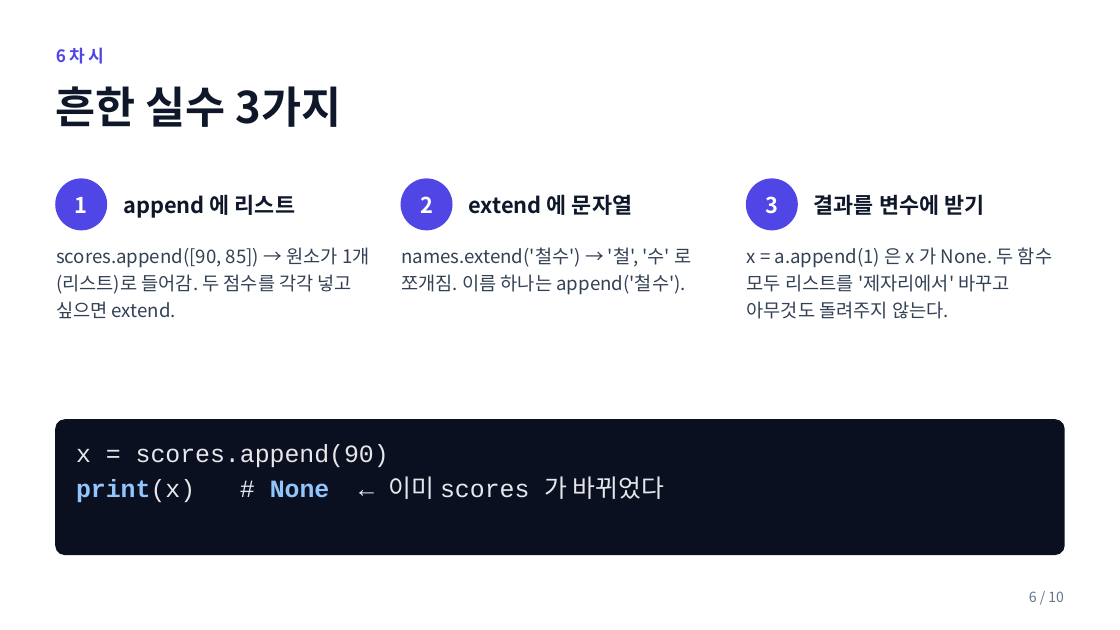
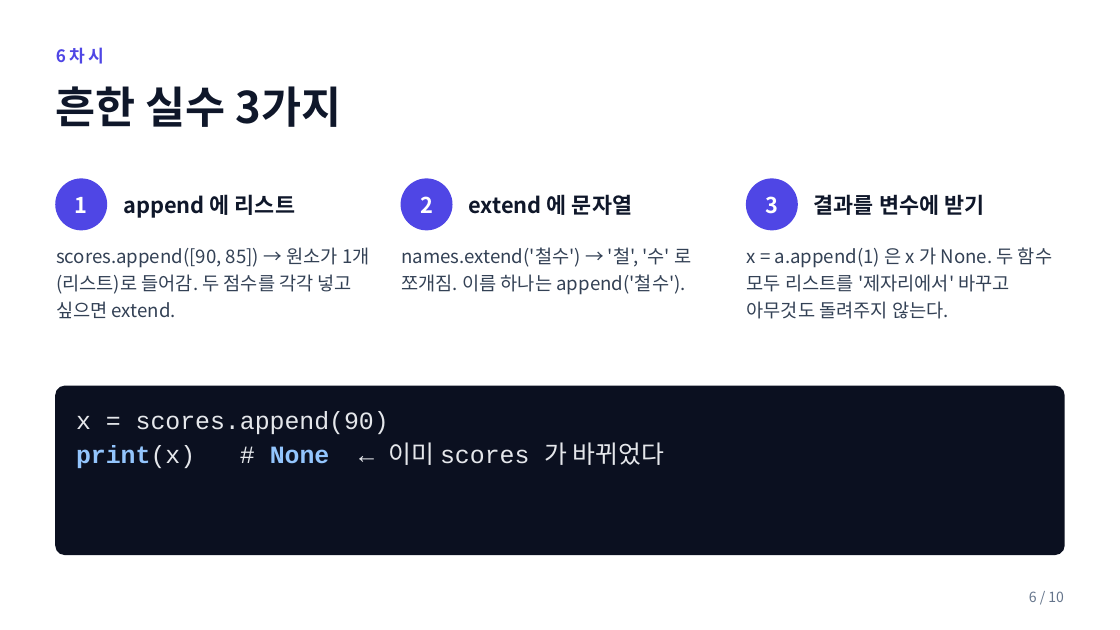
Before and after one commit to ChungChiweon/aice-quest, a slide deck: slide 6 of 강의자료/06차시_append_extend.pptx. Drawn at 1120x630 pixels with LibreOffice and Linux fonts; fonts in the diff are those of the drawing. Boxes give left, top, right and bottom in pixels: in the first picture for what was removed or moved away, otherwise in the second. Text is boxed around its words. In the diff, an @@ line names an element or a change of style, - is before the commit and + after.

```diff
--- a/강의자료/06차시_append_extend.pptx
+++ b/강의자료/06차시_append_extend.pptx
@@ rounded rectangle: place and size @@
-rounded rectangle at box(56, 420, 1064, 554)
+rounded rectangle at box(56, 386, 1064, 554)
@@ rounded rectangle at box(56, 386, 1064, 554): proportions changed @@
@@ text "x = scores.append(90)": place and size @@
-text "x = scores.append(90)" at box(76, 444, 664, 502)
+text "x = scores.append(90)" at box(76, 411, 664, 468)
```
Also in this commit, not shown: 2 other slides changed, 4 other files.
